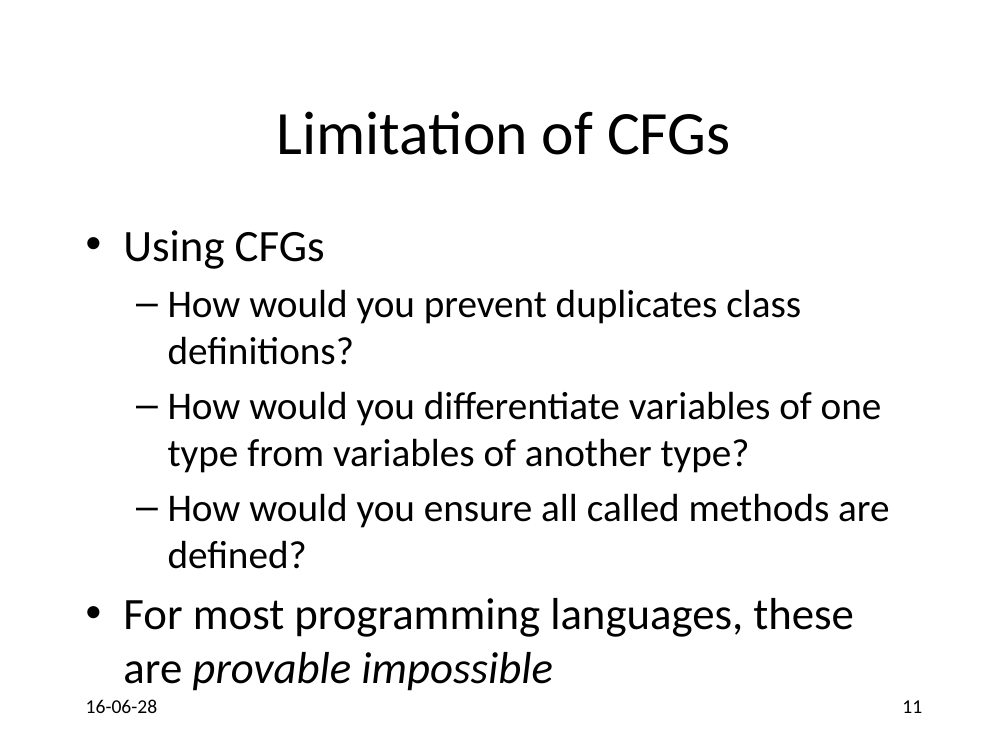
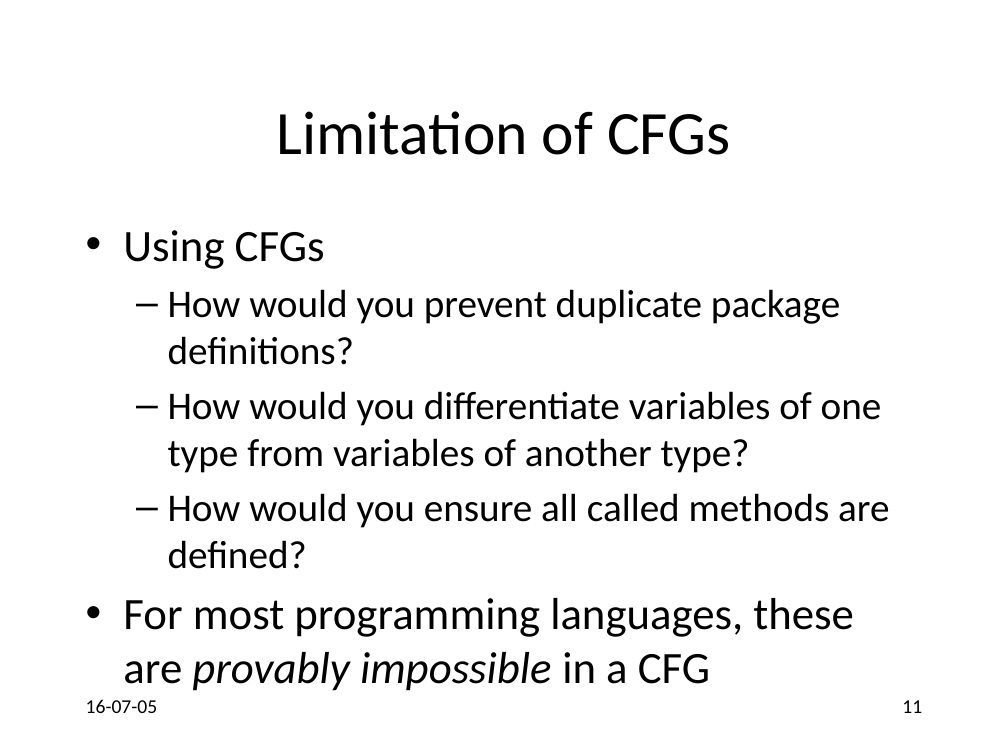
Before and after one commit to anoopsarkar/compilers-class, a slide deck: slide 11 of assets/ppt/codegen/semantics.pptx. Drawn at 1008x756 pixels with LibreOffice and Linux fonts; fonts in the diff are those of the drawing. Boxes give left, top, right and bottom in pixels: in the first picture for what was removed or moved away, otherwise in the second. Text is boxed around its words. In the diff, an @@ line names an element or a change of style, - is before the commit and + after.

```diff
--- a/assets/ppt/codegen/semantics.pptx
+++ b/assets/ppt/codegen/semantics.pptx
@@ text at box(168, 289, 840, 365): text changed @@
-  – How would you prevent duplicates class definitions?
+  – How would you prevent duplicate package definitions?
@@ text at box(123, 598, 854, 691): text changed @@
-• For most programming languages, these are provable impossible
+• For most programming languages, these are provably impossible in a CFG
@@ text at box(86, 699, 158, 713): text changed @@
-16-06-28
+16-07-05
```
Also in this commit, not shown: 112 other slides changed, 3 other files.
